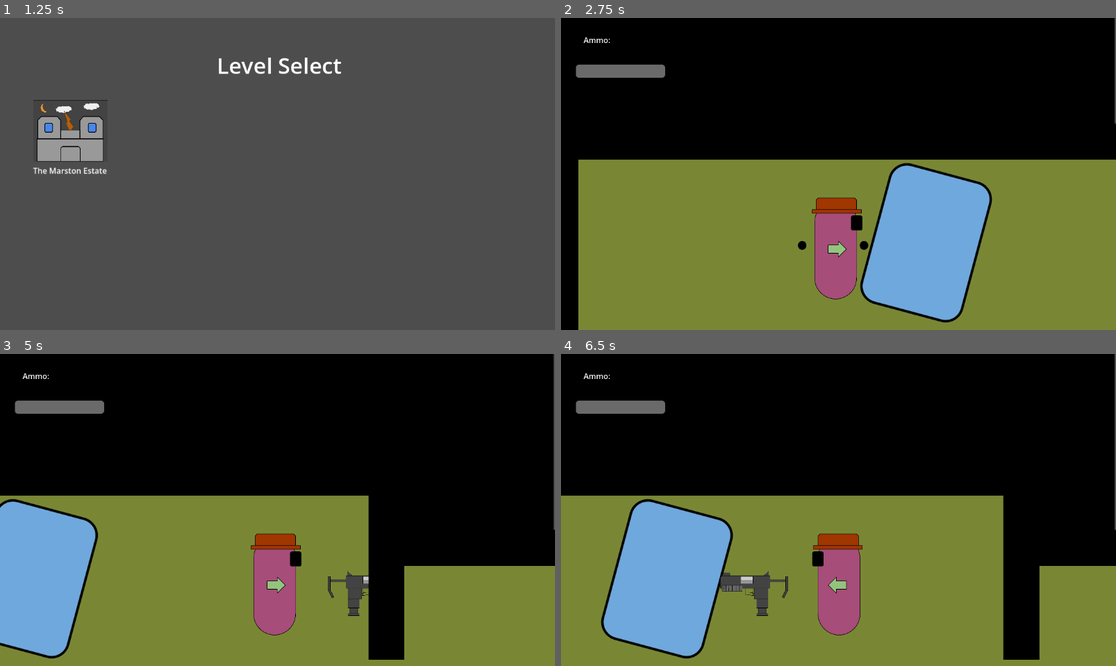
Above: before the commit, frames 1-4 (two rows, left to right).
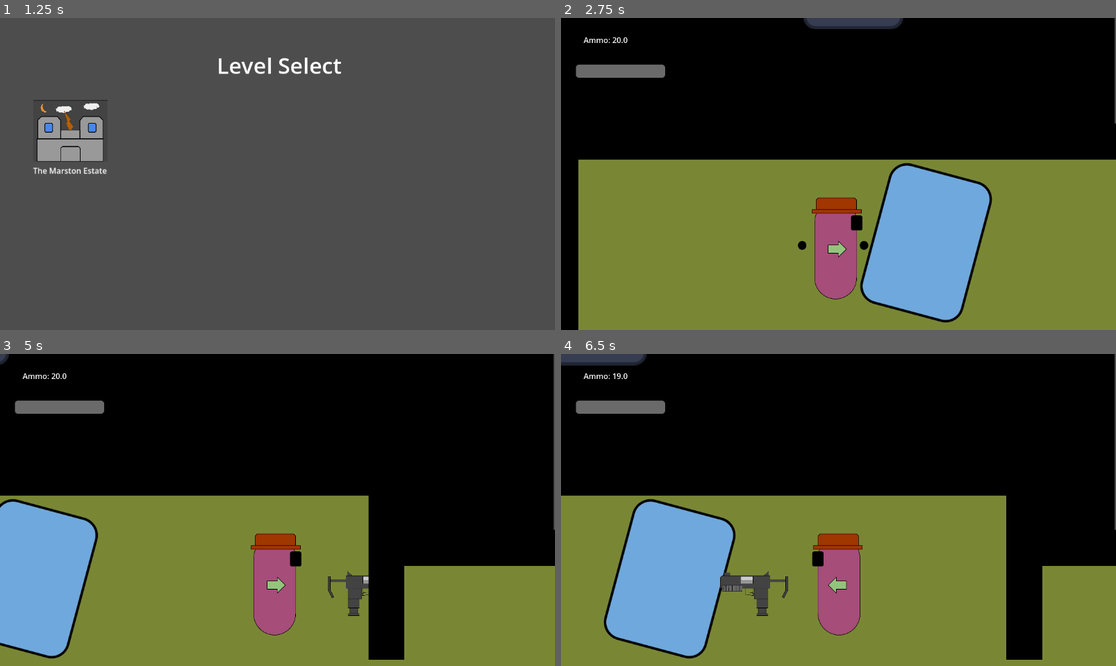
Above: after the commit, the same moments.

Repository: TrinityXon/No-Excuses-Nathan
Game: Godot game, scene res://Levels/UILevels/MainMenu.tscn
The game is run twice, just before and just after one commit, with the same random seed, the same clock (stepped at 60 frames per second) and the same inputs. The engine's default icon, where the game draws it, is replaced by a stand-in: a white triangle on a blue panel in a dark square.
Inputs (mouse positions are in pixels of both pictures, inside the frame that each line leads up to):
- Up to frame 1 (1.25 s): click "Play" at 0.5 s
- Up to frame 2 (2.75 s): click (633, 130) at 1.25 s; tap Enter at 2 s; hold Right (Move_Right) from 2.03 s (still down); tap F (Pickup) at 2.1 s; tap W (Jump) at 2.27 s
- Up to frame 3 (5 s): tap Ctrl (Shoot) at 2.85 s; tap W (Jump) at 3.02, 4.52 s; release Right (Move_Right) at 3.53 s; hold Left (MoveLeft) 3.53-4.28 s; tap C (crouch) at 3.6 s; hold Right (Move_Right) from 4.28 s (still down); tap Tab (equip) at 4.35 s
- Up to frame 4 (6.5 s): tap F (Pickup) at 5.1 s; tap W (Jump) at 5.27, 6.02 s; release Right (Move_Right) at 5.78 s; hold Left (MoveLeft) from 5.78 s (still down); tap Ctrl (Shoot) at 5.85 s

Frame 1 is identical in both runs. In frame 2, 0.6% of the frame differs, in the area x 9-62%, y 0-9%; in frame 3, less than 0.1%; in frame 4, 2.2%, in the area x 0-87%, y 0-98%.
Error before the commit: Parse Error: Expected indented block after function declaration. (res://Game_Objects/Guns/Base/WeaponScript.gd:96)
Error after the commit: Attempt to call function 'play_effect' in base 'null instance' on a null instance. (res://Game_Objects/Guns/Base/WeaponScript.gd:97)

Commit message:
Revert "buggymuggy"
This reverts commit f97d183229aa4691402cfa73958a6d45edeb701b.

Diff:
--- a/Game_Objects/Guns/Base/WeaponScript.gd
+++ b/Game_Objects/Guns/Base/WeaponScript.gd
@@ -94,4 +94,4 @@
 	pass # TODO: ADD SPRAY MECHANICS
 
 func playSound():
-	#shootSound.play_effect()
+	shootSound.play_effect()
--- a/Levels/The_Marston_Estate/Floor_1/floor_1.tscn
+++ b/Levels/The_Marston_Estate/Floor_1/floor_1.tscn
@@ -1,7 +1,8 @@
-[gd_scene load_steps=26 format=3 uid="uid://duifvlti14tr8"]
+[gd_scene load_steps=27 format=3 uid="uid://duifvlti14tr8"]
 
 [ext_resource type="PackedScene" uid="uid://wgm30cc5agxg" path="res://Game_Objects/Player/Nathan_Main.tscn" id="1_axofd"]
 [ext_resource type="PackedScene" uid="uid://cryaljckxmgxf" path="res://Game_Objects/Floor/BlockoutPlaceholder.tscn" id="1_wy6xv"]
+[ext_resource type="Texture2D" uid="uid://ewcuotrl10dr" path="res://icon.svg" id="2_1uvfl"]
 [ext_resource type="PackedScene" uid="uid://83nvl7jt22s2" path="res://Game_Objects/Destructibles/Props/Box.tscn" id="3_qbm2n"]
 [ext_resource type="PackedScene" uid="uid://bkxd5w41oy32" path="res://Game_Objects/Destructibles/Props/The_Marston_Estate_Props/Drawers.tscn" id="4_jg5i0"]
 [ext_resource type="PackedScene" uid="uid://cgvkigcv3vcls" path="res://Game_Objects/Background_Non_Collision/The_Marston_Estate/Mirror.tscn" id="4_x4tvv"]
@@ -445,6 +446,10 @@
 scale = Vector2(0.997648, 1)
 color = Color(0, 0, 0, 1)
 
+[node name="SizeRefe" type="Sprite2D" parent="Miscellaneous"]
+position = Vector2(-2814, 171)
+texture = ExtResource("2_1uvfl")
+
 [node name="ActivationZones" type="Node2D" parent="."]
 visible = false
 
